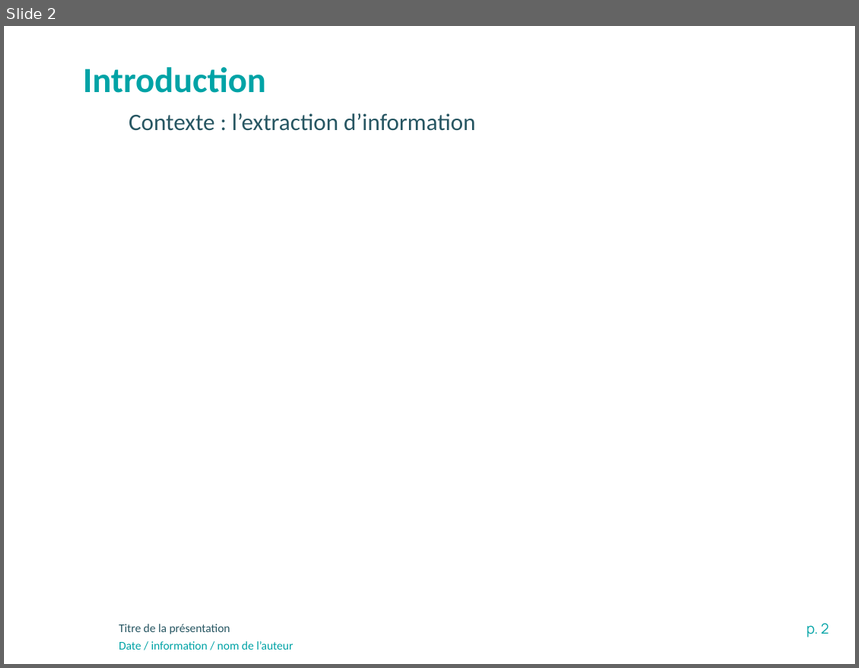
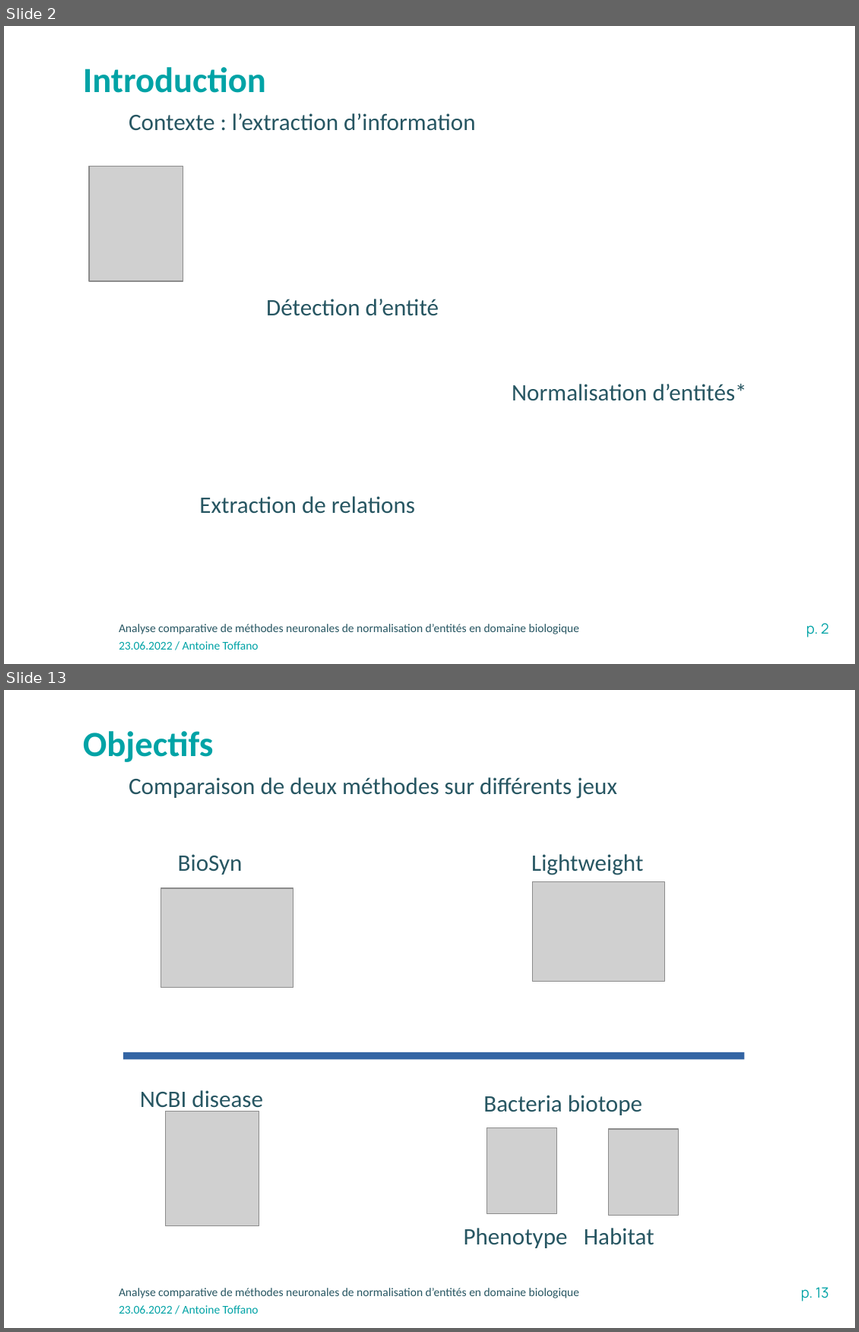
Before and after one commit to atoffano/entity-norm, a slide deck: Presentation-INRAE-format classique.pptx. Shown one above the other, each under a label of ours: slide 2 before the commit, slides 2 and 13 after it; the slides between them are not shown. The pictures are 859x668 and 859x1332 pixels, drawn with LibreOffice and Linux fonts; fonts in the diff are those of the drawing; grey boxes stand for pictures; background and template pictures are left out. Boxes give left, top, right and bottom in pixels: in the first picture for what was removed or moved away, otherwise in the second. Text is boxed around its words. In the diff, an @@ line names an element or a change of style, - is before the commit and + after.

```diff
--- a/Presentation-INRAE-format classique.pptx
+++ b/Presentation-INRAE-format classique.pptx
@@ slide 13 added at (4,690,855,1328), background #FFFFFF; not listed: 3 template elements that a slide beside it also shows @@
@@ text added at (83,731,214,762), 30 pt, text #00A3A6, bold @@
+Objectifs
@@ text added at (129,777,617,799), 20 pt, text #275662 @@
+Comparaison de deux méthodes sur différents jeux
@@ text added at (178,854,243,875), 20 pt, text #275662 @@
+BioSyn
@@ text added at (531,854,643,875), 20 pt, text #275662 @@
+Lightweight
@@ picture added at (161,888,294,988) @@
@@ picture added at (533,882,665,981) @@
@@ line added from (123, 1056) to (744, 1056), #3465A4 6.01 pt @@
@@ text added at (140,1091,263,1113), 20 pt, text #275662 @@
+NCBI disease
@@ text added at (484,1095,642,1116), 20 pt, text #275662 @@
+Bacteria biotope
@@ picture added at (166,1111,259,1227) @@
@@ picture added at (487,1129,557,1214) @@
@@ picture added at (608,1129,679,1215) @@
@@ text added at (464,1228,655,1249), 20 pt, text #275662 @@
+Phenotype Habitat
@@ slide 2 changed as well @@
@@ picture added at (89,167,183,281) @@
@@ text added at (266,299,439,316), 20 pt, text #275662 @@
+Détection d’entité
@@ text added at (512,384,747,401), 20 pt, text #275662 @@
+Normalisation d’entités*
@@ text added at (199,496,415,514), 20 pt, text #275662 @@
+Extraction de relations
@@ text at (119,624,579,635): text changed @@
-Titre de la présentation
+Analyse comparative de méthodes neuronales de normalisation d’entités en domaine biologique
@@ text at (119,642,259,650): text changed @@
-Date / information / nom de l’auteur
+23.06.2022 / Antoine Toffano
```
Also in this commit, not shown: 1 other slide changed, 15 other slides added, 19 other files.
